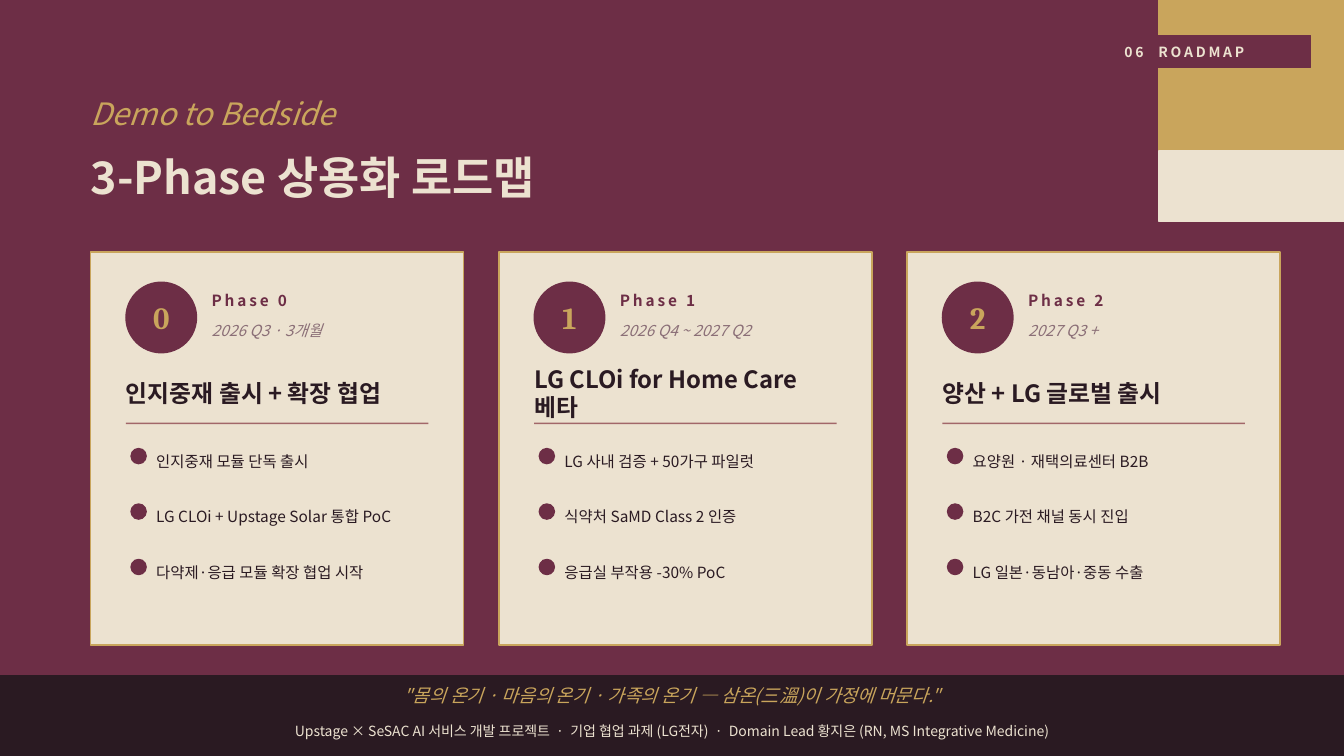
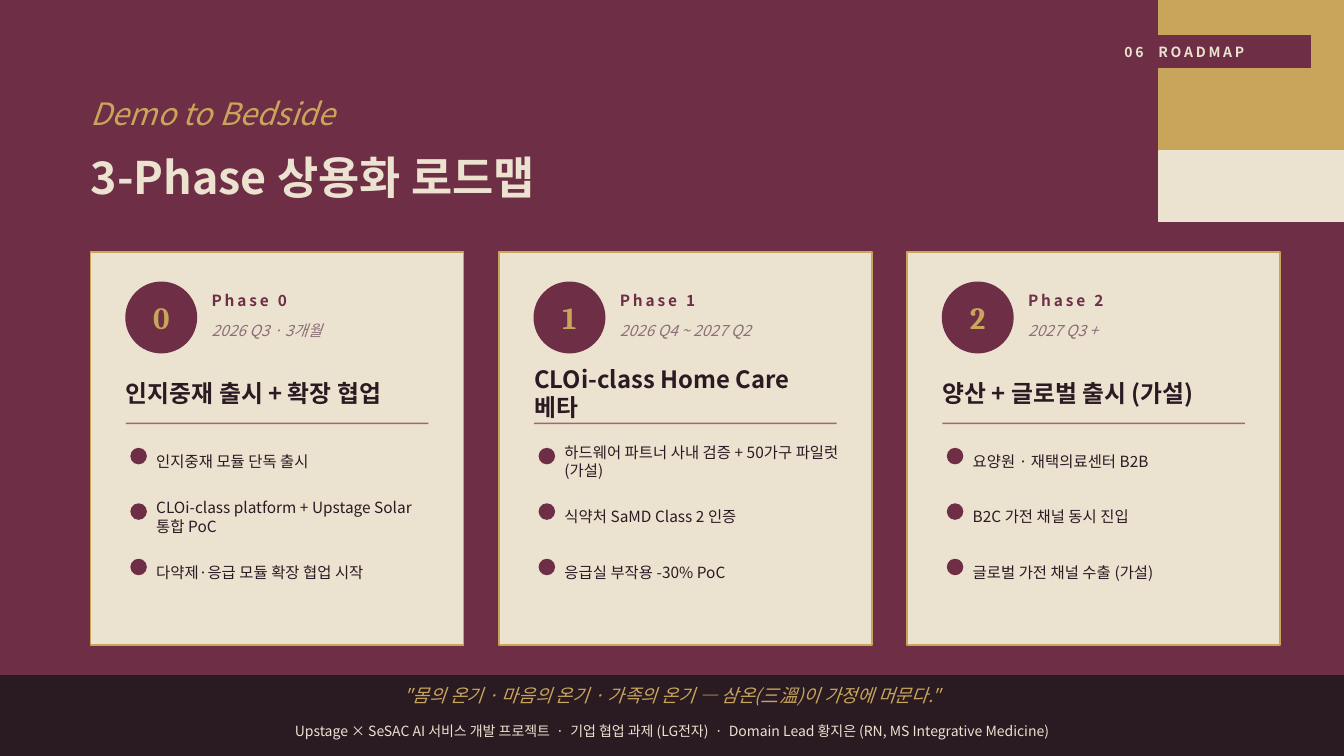
Before and after one commit to hje2555-bot/rosa-healthcare-usecase, a slide deck: slide 6 of assets/samon_care_robot_deck.pptx. Drawn at 1344x756 pixels with LibreOffice and Linux fonts; fonts in the diff are those of the drawing. Boxes give left, top, right and bottom in pixels: in the first picture for what was removed or moved away, otherwise in the second. Text is boxed around its words. In the diff, an @@ line names an element or a change of style, - is before the commit and + after.

```diff
--- a/assets/samon_care_robot_deck.pptx
+++ b/assets/samon_care_robot_deck.pptx
@@ text at (534, 368, 789, 418): text changed @@
-LG CLOi for Home Care 베타
+CLOi-class Home Care 베타
@@ text at (942, 382, 1194, 407): text changed @@
-양산 + LG 글로벌 출시
+양산 + 글로벌 출시 (가설)
@@ text at (564, 445, 839, 479): text changed @@
-LG 사내 검증 + 50가구 파일럿
+하드웨어 파트너 사내 검증 + 50가구 파일럿 (가설)
@@ text at (156, 500, 412, 533): text changed @@
-LG CLOi + Upstage Solar 통합 PoC
+CLOi-class platform + Upstage Solar 통합 PoC
@@ text at (973, 565, 1154, 581): text changed @@
-LG 일본·동남아·중동 수출
+글로벌 가전 채널 수출 (가설)
```
Also in this commit, not shown: 2 other slides changed, 8 other files.
